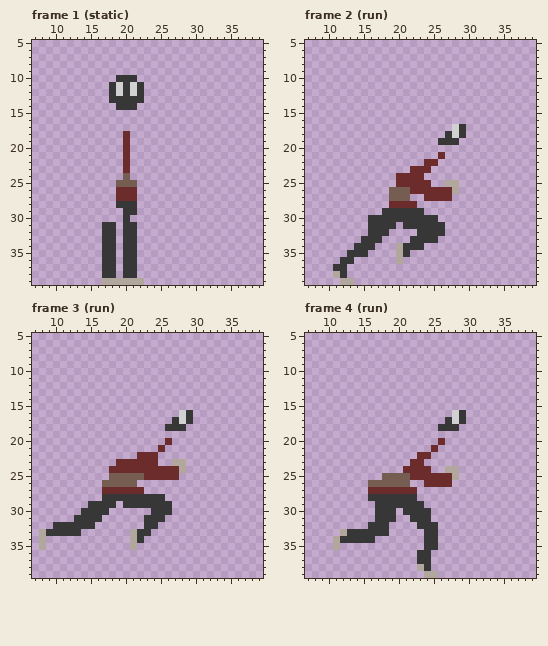
One commit to this pixel-art file: aseprite/thaumaturge.aseprite. Above is the file before it was changed.
40x40 pixels, 79 frames. Colours within 5 levels of each other are drawn and written as one. Shown: frame 1 (static): x 7..39, y 5..39; frame 2 (run): x 7..39, y 5..39; frame 3 (run): x 7..39, y 5..39; frame 4 (run): x 7..39, y 5..39. The commit also changed other frames, which this record leaves out.
The same view after the edit:
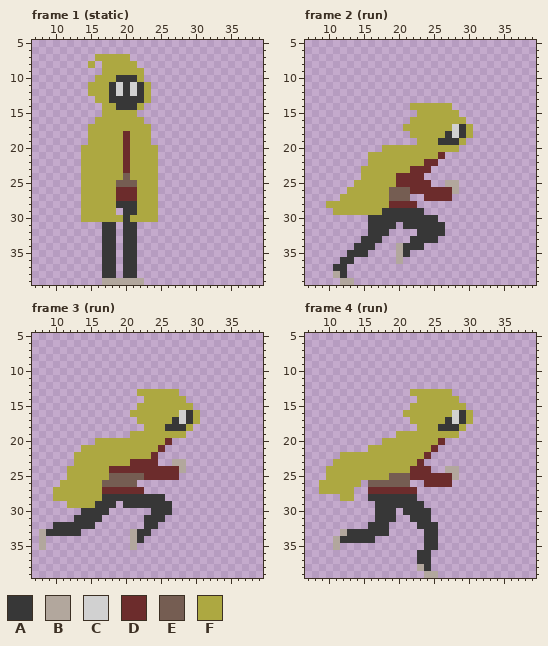
Palette (. is transparent): A #373737  B #b2a79d  C #d1d1d1  D #6c2c2c  E #755d52  F #ada841
Author's note on the commit: Re-exported thaumaturge spritesheet
Change:
layer "cloak" now shown
Frame 1 (static), layer "cloak":
y 7: x 16..20 ..... -> FFFFF
y 8: x 15 . -> F; x 17..21 ..... -> FFFFF
y 9: x 17..22 ...... -> FFFFFF
y 10: x 16..18 ... -> FFF; x 22 . -> F
y 11..12: x 15..17 ... -> FFF; x 23 . -> F
y 13: x 16..17 .. -> FF; x 23 . -> F
y 14: x 17..18 .. -> FF; x 22 . -> F
y 15: x 17..21 ..... -> FFFFF
y 16: x 16..22 ....... -> FFFFFFF
y 17: x 15..23 ......... -> FFFFFFFFF
y 18..19: x 15..19 ..... -> FFFFF; x 21..23 ... -> FFF
y 20..24: x 14..19 ...... -> FFFFFF; x 21..24 .... -> FFFF
y 25..29: x 14..18 ..... -> FFFFF; x 22..24 ... -> FFF
y 30: x 14..19 ...... -> FFFFFF; x 21..24 .... -> FFFF
Frame 2 (run), layer "cloak":
y 14: x 22..27 ...... -> FFFFFF
y 15: x 23..28 ...... -> FFFFFF
y 16: x 22..29 ........ -> FFFFFFFF
y 17: x 21..27 ....... -> FFFFFFF; x 30 . -> F
y 18: x 22..26 ..... -> FFFFF; x 30 . -> F
y 19: x 23..25 ... -> FFF; x 29 . -> F
y 20: x 18..28 ........... -> FFFFFFFFFFF
y 21: x 16..25 .......... -> FFFFFFFFFF
y 22: x 16..23 ........ -> FFFFFFFF
y 23: x 15..21 ....... -> FFFFFFF
y 24: x 15..19 ..... -> FFFFF
y 25: x 14..19 ...... -> FFFFFF
y 26: x 13..18 ...... -> FFFFFF
y 27: x 12..18 ....... -> FFFFFFF
y 28: x 10..18 ......... -> FFFFFFFFF
y 29: x 11..17 ....... -> FFFFFFF
Frame 3 (run), layer "cloak":
y 13: x 22..27 ...... -> FFFFFF
y 14: x 23..28 ...... -> FFFFFF
y 15: x 22..29 ........ -> FFFFFFFF
y 16: x 21..27 ....... -> FFFFFFF; x 30 . -> F
y 17: x 22..26 ..... -> FFFFF; x 30 . -> F
y 18: x 23..25 ... -> FFF; x 29 . -> F
y 19: x 21..28 ........ -> FFFFFFFF
y 20: x 16..25 .......... -> FFFFFFFFFF
y 21: x 14..24 ........... -> FFFFFFFFFFF
y 22: x 13..23 .........DD -> FFFFFFFFFFF
y 23: x 13..20 ......DD -> FFFFFFFF
y 24..25: x 12..17 ...... -> FFFFFF
y 26: x 11..16 ...... -> FFFFFF
y 27..28: x 10..16 ....... -> FFFFFFF
y 29: x 12..15 ...A -> FFFF
Frame 4 (run), layer "cloak":
y 13: x 22..27 ...... -> FFFFFF
y 14: x 23..28 ...... -> FFFFFF
y 15: x 22..29 ........ -> FFFFFFFF
y 16: x 21..27 ....... -> FFFFFFF; x 30 . -> F
y 17: x 22..26 ..... -> FFFFF; x 30 . -> F
y 18: x 23..25 ... -> FFF; x 29 . -> F
y 19: x 20..28 ......... -> FFFFFFFFF
y 20: x 18..25 ........ -> FFFFFFFF
y 21: x 16..24 ......... -> FFFFFFFFF
y 22: x 12..23 ...........D -> FFFFFFFFFFFF
y 23: x 11..22 ...........D -> FFFFFFFFFFFF
y 24: x 10..21 ...........D -> FFFFFFFFFFFF
y 25: x 10..18 ........E -> FFFFFFFFF
y 26: x 9..14 ...... -> FFFFFF
y 27: x 9..13 ..... -> FFFFF
y 28: x 12..13 .. -> FF
Where, in picture pixels (left, top, right, bottom), the same in both pictures:
added: (81, 54, 158, 222)
added: (326, 103, 473, 215)
changed: (53, 389, 200, 508)
changed: (319, 389, 473, 501)
